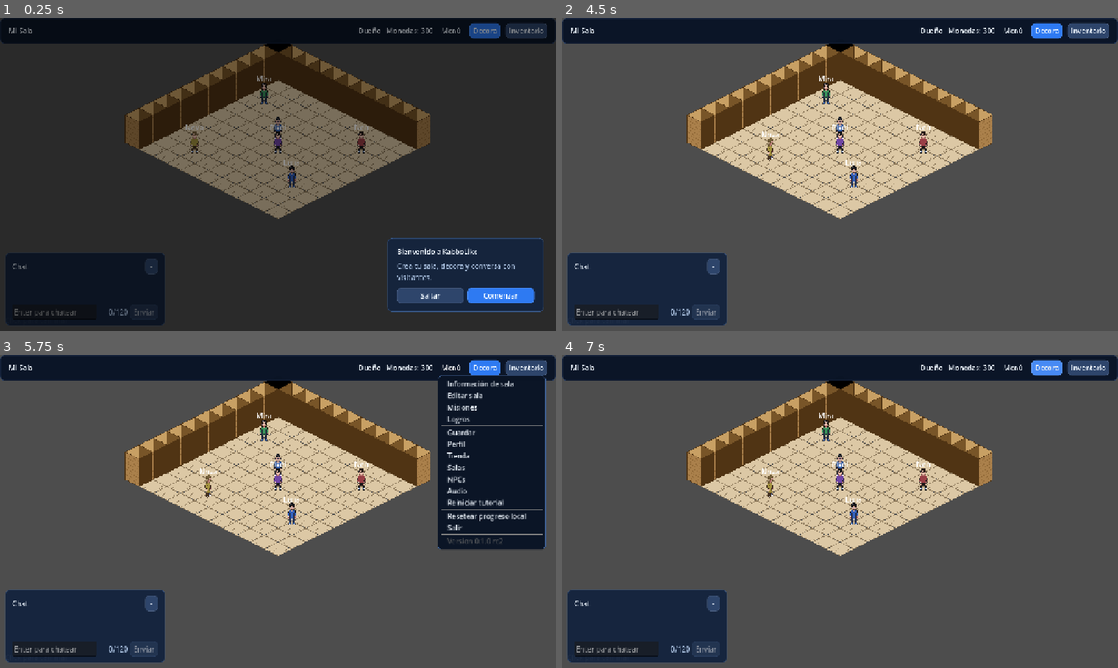
Above: before the commit, frames 1-4 (two rows, left to right).
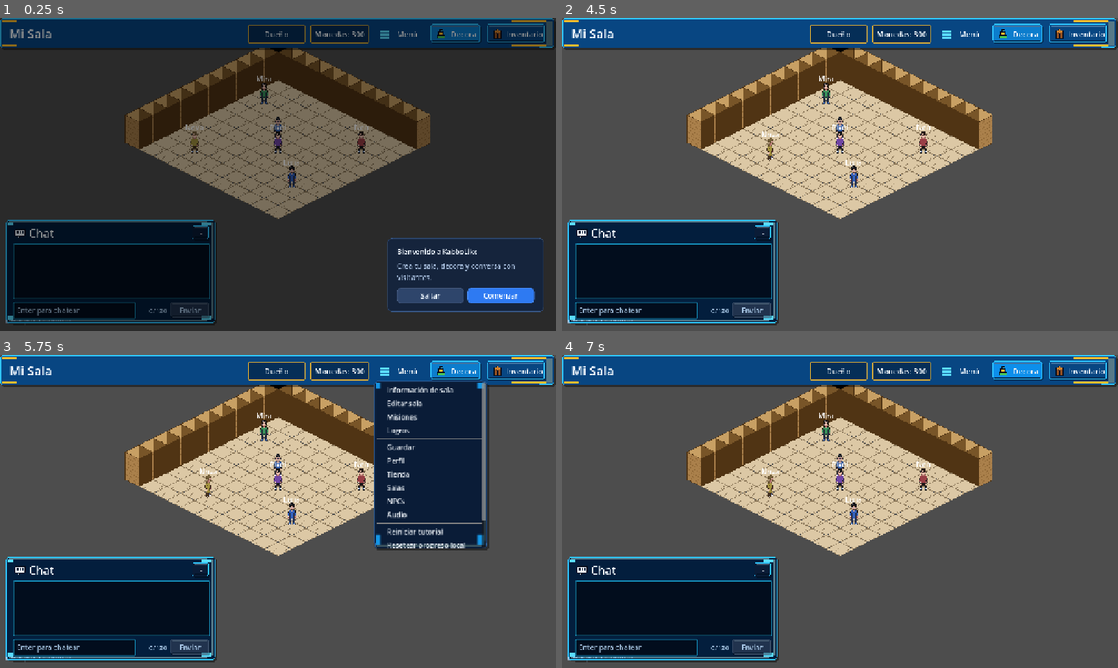
Above: after the commit, the same moments.

Repository: tebyl/KabboGame
Game: Godot game, scene res://scenes/main/Main.tscn
Two runs of this game, one before a commit and one after it. Both use one fixed random seed, a clock stepped at 60 frames per second and the inputs below.
Inputs:
- Up to frame 1 (0.25 s): no input
- Up to frame 2 (4.5 s): click "Menú" at 0.5 s; click "Decora" at 1.25 s; click "Inventario" at 2 s; click "Comenzar" at 2.75 s; click "-" at 3.5 s; click "Saltar" at 4.25 s
- Up to frame 3 (5.75 s): click "Menú" at 5 s
- Up to frame 4 (7 s): click "Decora" at 5.75 s; click "Decora ON" at 6.5 s

The runs differ from the first frame. In frame 1, 16% of the frame differs, in the area x 0-100%, y 0-99%; in frame 2, 22%; in frame 3, 34%; in frame 4, 22%.

Commit message:
New Resource Assets UI

Diff:
--- a/scripts/ui/ChatPanel.gd
+++ b/scripts/ui/ChatPanel.gd
@@ -7,6 +7,19 @@
 const ChatManagerScript := preload("res://scripts/data/ChatManager.gd")
 const MAX_TEXT_LENGTH := ChatManagerScript.MAX_TEXT_LENGTH
 const MAX_VISIBLE_MESSAGES := 40
+const COLOR_CHAT_BG := Color(0.02, 0.12, 0.24, 0.98)
+const COLOR_CHAT_BODY := Color(0.01, 0.05, 0.11, 0.98)
+const COLOR_CHAT_BORDER := Color(0.12, 0.78, 1.0, 1.0)
+const COLOR_CHAT_BUTTON := Color(0.03, 0.35, 0.68, 1.0)
+const COLOR_CHAT_SUCCESS := Color(0.20, 0.70, 0.16, 1.0)
+const COLOR_CHAT_TEXT := Color(0.96, 0.98, 1.0, 1.0)
+const COLOR_CHAT_MUTED := Color(0.66, 0.78, 0.90, 1.0)
+const SENDER_COLORS := {
+	"Mira": "ff7bd5",
+	"Luna": "66f3ff",
+	"Invitado": "ffd86b",
+	"Sistema": "9db8d6",
+}
 
 var minimized := false
 var last_message_text := "Chat"
@@ -24,11 +37,7 @@
 
 
 func _ready() -> void:
-	UIThemeScript.apply_panel_style(chat_card)
-	UIThemeScript.apply_label(title_label)
-	UIThemeScript.apply_label(minimized_label, true)
-	UIThemeScript.apply_secondary_button(minimize_button)
-	UIThemeScript.apply_primary_button(send_button)
+	_apply_premium_chat_styles()
 	chat_input.max_length = MAX_TEXT_LENGTH
 	chat_input.text_submitted.connect(_on_text_submitted)
 	chat_input.text_changed.connect(_on_text_changed)
@@ -47,13 +56,24 @@
 
 
 func add_message(message: Dictionary) -> void:
-	last_message_text = "%s: %s" % [String(message.get("sender", "Invitado")), String(message.get("text", ""))]
+	var sender := String(message.get("sender", "Invitado"))
+	var text := String(message.get("text", ""))
+	last_message_text = "%s: %s" % [sender, text]
 	minimized_label.text = last_message_text
-	var label := Label.new()
-	label.autowrap_mode = TextServer.AUTOWRAP_WORD_SMART
-	label.text = last_message_text
-	UIThemeScript.apply_label(label)
-	message_list.add_child(label)
+	var rich_label := RichTextLabel.new()
+	rich_label.bbcode_enabled = true
+	rich_label.fit_content = true
+	rich_label.scroll_active = false
+	rich_label.autowrap_mode = TextServer.AUTOWRAP_WORD_SMART
+	rich_label.selection_enabled = false
+	rich_label.add_theme_font_size_override("normal_font_size", 16)
+	rich_label.add_theme_color_override("default_color", COLOR_CHAT_TEXT)
+	rich_label.text = "[color=#%s][b]%s:[/b][/color] %s" % [
+		_get_sender_color(sender),
+		_escape_bbcode(sender),
+		_escape_bbcode(text),
+	]
+	message_list.add_child(rich_label)
 	_trim_visible_messages()
 	_scroll_to_bottom()
 
@@ -115,9 +135,11 @@
 
 func _setup_counter_label() -> void:
 	counter_label = Label.new()
-	UIThemeScript.apply_label(counter_label, true)
+	counter_label.add_theme_color_override("font_color", COLOR_CHAT_MUTED)
+	counter_label.add_theme_font_size_override("font_size", 15)
 	counter_label.custom_minimum_size = Vector2(64, 0)
 	counter_label.horizontal_alignment = HORIZONTAL_ALIGNMENT_RIGHT
+	counter_label.vertical_alignment = VERTICAL_ALIGNMENT_CENTER
 	input_row.add_child(counter_label)
 	var send_index := input_row.get_children().find(send_button)
 	if send_index != -1:
@@ -147,5 +169,97 @@
 	input_row.visible = not minimized
 	minimized_label.visible = minimized
 	minimize_button.text = "+" if minimized else "-"
-	chat_card.offset_top = -48.0 if minimized else -180.0
-	chat_card.offset_right = 320.0 if minimized else 380.0
+	chat_card.offset_top = -58.0 if minimized else -250.0
+	chat_card.offset_right = 360.0 if minimized else 500.0
+
+
+func _apply_premium_chat_styles() -> void:
+	chat_card.add_theme_stylebox_override("panel", _make_premium_stylebox(COLOR_CHAT_BG, 2, COLOR_CHAT_BORDER, 3))
+	UIThemeScript.apply_texture_panel_style(chat_card, "chat_panel_9slice", 8)
+	chat_card.offset_left = 14.0
+	chat_card.offset_bottom = -14.0
+	_add_header_icon()
+	title_label.text = "Chat"
+	title_label.add_theme_color_override("font_color", COLOR_CHAT_TEXT)
+	title_label.add_theme_font_size_override("font_size", 26)
+	title_label.vertical_alignment = VERTICAL_ALIGNMENT_CENTER
+	minimized_label.add_theme_color_override("font_color", COLOR_CHAT_MUTED)
+	minimized_label.add_theme_font_size_override("font_size", 15)
+	_style_premium_button(minimize_button, COLOR_CHAT_BUTTON)
+	UIThemeScript.apply_texture_button_style(minimize_button, "dark", 8)
+	minimize_button.custom_minimum_size = Vector2(42, 34)
+	_style_premium_button(send_button, COLOR_CHAT_SUCCESS)
+	UIThemeScript.apply_texture_button_style(send_button, "green", 8)
+	send_button.custom_minimum_size = Vector2(92, 40)
+	send_button.text = "Enviar"
+	chat_input.custom_minimum_size = Vector2(0, 40)
+	chat_input.placeholder_text = "Enter para chatear"
+	chat_input.add_theme_color_override("font_color", COLOR_CHAT_TEXT)
+	chat_input.add_theme_color_override("font_placeholder_color", COLOR_CHAT_MUTED.darkened(0.10))
+	chat_input.add_theme_font_size_override("font_size", 16)
+	chat_input.add_theme_stylebox_override("normal", _make_premium_stylebox(COLOR_CHAT_BODY, 2, COLOR_CHAT_BORDER.darkened(0.20), 2))
+	chat_input.add_theme_stylebox_override("focus", _make_premium_stylebox(COLOR_CHAT_BODY.lightened(0.04), 2, COLOR_CHAT_BORDER, 2))
+	message_scroll.custom_minimum_size = Vector2(0, 128)
+	message_scroll.add_theme_stylebox_override("panel", _make_premium_stylebox(COLOR_CHAT_BODY, 2, COLOR_CHAT_BORDER.darkened(0.20), 2))
+	message_scroll.get_v_scroll_bar().custom_minimum_size = Vector2(14, 0)
+	message_scroll.get_v_scroll_bar().add_theme_stylebox_override("scroll", _make_premium_stylebox(Color(0.02, 0.10, 0.20, 1.0), 2, COLOR_CHAT_BORDER.darkened(0.35), 1))
+	message_scroll.get_v_scroll_bar().add_theme_stylebox_override("grabber", _make_premium_stylebox(COLOR_CHAT_BORDER.darkened(0.10), 2, COLOR_CHAT_BORDER, 1))
+	message_list.add_theme_constant_override("separation", 5)
+	input_row.add_theme_constant_override("separation", 8)
+
+
+func _add_header_icon() -> void:
+	var header: HBoxContainer = $Root/ChatCard/Margin/VBox/Header
+	if header.has_node("ChatIcon"):
+		return
+	var texture := UIThemeScript.load_ui_texture("res://assets/ui/icons/icon_chat.png")
+	if not texture:
+		return
+	var icon := TextureRect.new()
+	icon.name = "ChatIcon"
+	icon.texture = texture
+	icon.custom_minimum_size = Vector2(32, 32)
+	icon.stretch_mode = TextureRect.STRETCH_KEEP_CENTERED
+	header.add_child(icon)
+	header.move_child(icon, 0)
+
+
+func _style_premium_button(button: Button, color: Color) -> void:
+	button.add_theme_color_override("font_color", COLOR_CHAT_TEXT)
+	button.add_theme_color_override("font_disabled_color", COLOR_CHAT_MUTED)
+	button.add_theme_font_size_override("font_size", 16)
+	button.add_theme_stylebox_override("normal", _make_premium_stylebox(color, 2, COLOR_CHAT_BORDER, 2))
+	button.add_theme_stylebox_override("hover", _make_premium_stylebox(color.lightened(0.12), 2, Color(1.0, 0.78, 0.20, 1.0), 2))
+	button.add_theme_stylebox_override("pressed", _make_premium_stylebox(color.darkened(0.10), 2, COLOR_CHAT_BORDER.darkened(0.1), 2))
+	button.add_theme_stylebox_override("disabled", _make_premium_stylebox(color.darkened(0.28), 2, COLOR_CHAT_BORDER.darkened(0.35), 1))
+
+
+func _make_premium_stylebox(color: Color, radius: int, border_color: Color, border_width: int) -> StyleBoxFlat:
+	var style := StyleBoxFlat.new()
+	style.bg_color = color
+	style.corner_radius_top_left = radius
+	style.corner_radius_top_right = radius
+	style.corner_radius_bottom_left = radius
+	style.corner_radius_bottom_right = radius
+	style.border_color = border_color
+	style.border_width_left = border_width
+	style.border_width_top = border_width
+	style.border_width_right = border_width
+	style.border_width_bottom = border_width
+	style.content_margin_left = 8
+	style.content_margin_right = 8
+	style.content_margin_top = 6
+	style.content_margin_bottom = 6
+	return style
+
+
+func _get_sender_color(sender: String) -> String:
+	if SENDER_COLORS.has(sender):
+		return String(SENDER_COLORS[sender])
+	var hash_value := abs(sender.hash())
+	var palette := ["ffd86b", "66f3ff", "ff8acb", "a8ff8a", "c8a2ff"]
+	return palette[hash_value % palette.size()]
+
+
+func _escape_bbcode(value: String) -> String:
+	return value.replace("[", "\\[").replace("]", "\\]")
--- a/scripts/ui/GameHUD.gd
+++ b/scripts/ui/GameHUD.gd
@@ -4,6 +4,14 @@
 const PermissionManagerScript := preload("res://scripts/data/PermissionManager.gd")
 const DebugConfigScript := preload("res://scripts/data/DebugConfig.gd")
 const VERSION_PATH := "res://VERSION.txt"
+const COLOR_HUD_BG := Color(0.02, 0.20, 0.42, 0.98)
+const COLOR_HUD_BG_DARK := Color(0.02, 0.08, 0.16, 0.98)
+const COLOR_HUD_BORDER := Color(0.12, 0.78, 1.0, 1.0)
+const COLOR_HUD_BUTTON := Color(0.02, 0.18, 0.34, 1.0)
+const COLOR_HUD_BUTTON_HOT := Color(0.03, 0.47, 0.86, 1.0)
+const COLOR_HUD_GOLD := Color(1.0, 0.74, 0.16, 1.0)
+const COLOR_HUD_TEXT := Color(0.96, 0.98, 1.0, 1.0)
+const COLOR_HUD_MUTED := Color(0.66, 0.78, 0.90, 1.0)
 
 signal decorate_toggled(enabled: bool)
 signal rotate_selected_requested
@@ -79,6 +87,7 @@
 	decorate_button.set_pressed_no_signal(enabled)
 	decorate_button.text = "Decora ON" if enabled else "Decora"
 	help_text.text = "Selecciona o coloca muebles" if enabled else "Click para caminar"
+	_apply_decorate_button_state(enabled)
 
 
 func set_decoration_enabled(enabled: bool) -> void:
@@ -156,7 +165,7 @@
 func _setup_menu() -> void:
 	var popup := menu_button.get_popup()
 	popup.clear()
-	UIThemeScript.apply_popup_menu_style(popup)
+	_apply_premium_popup_style(popup)
 	popup.add_item("Información de sala", 1)
 	popup.add_item("Editar sala", 2)
 	popup.add_item("Misiones", 3)
@@ -168,8 +177,8 @@
 	popup.add_item("Salas", 8)
 	popup.add_item("NPCs", 9)
 	popup.add_item("Audio", 10)
+	popup.add_separator()
 	popup.add_item("Reiniciar tutorial", 11)
-	popup.add_separator()
 	popup.add_item("Resetear progreso local", 12)
 	popup.add_item("Salir", 13)
 	if DebugConfigScript.SHOW_VERSION:
@@ -245,10 +254,114 @@
 
 
 func _apply_styles() -> void:
-	UIThemeScript.apply_dark_panel_style(top_bar)
+	_apply_premium_top_bar()
 	for label in [room_name_label, role_label, coins_label, help_text, saved_label, message_label]:
-		UIThemeScript.apply_label(label)
+		_apply_premium_label(label)
+	_style_header_label(room_name_label)
+	_style_badge_label(role_label, COLOR_HUD_GOLD)
+	_style_badge_label(coins_label, COLOR_HUD_GOLD)
 	for button in $Root/TopBar/MarginContainer/HBoxContainer.get_children():
 		if button is Button:
-			UIThemeScript.apply_secondary_button(button)
-	UIThemeScript.apply_primary_button(decorate_button)
+			_style_premium_button(button, COLOR_HUD_BUTTON)
+	menu_button.text = "Menú"
+	decorate_button.text = "Decora"
+	_style_premium_button(menu_button, COLOR_HUD_BUTTON, "blue")
+	_style_premium_button(decorate_button, COLOR_HUD_BUTTON_HOT, "cyan")
+	UIThemeScript.apply_button_icon(menu_button, "menu")
+	UIThemeScript.apply_button_icon(decorate_button, "decorate")
+	if has_node("Root/TopBar/MarginContainer/HBoxContainer/InventoryButton"):
+		var inventory_button: Button = $Root/TopBar/MarginContainer/HBoxContainer/InventoryButton
+		inventory_button.text = "Inventario"
+		_style_premium_button(inventory_button, Color(0.05, 0.28, 0.52, 1.0), "blue")
+		UIThemeScript.apply_button_icon(inventory_button, "inventory")
+	help_text.add_theme_color_override("font_color", COLOR_HUD_MUTED)
+	saved_label.add_theme_color_override("font_color", Color(0.65, 1.0, 0.76, 1.0))
+	message_label.add_theme_color_override("font_color", COLOR_HUD_TEXT)
+
+
+func _apply_premium_top_bar() -> void:
+	top_bar.custom_minimum_size = Vector2(0, 68)
+	top_bar.offset_bottom = 68.0
+	top_bar.add_theme_stylebox_override("panel", _make_premium_stylebox(COLOR_HUD_BG, 2, COLOR_HUD_BORDER, 3))
+	UIThemeScript.apply_texture_panel_style(top_bar, "panel_blue_9slice", 8)
+	var margin: MarginContainer = $Root/TopBar/MarginContainer
+	margin.add_theme_constant_override("margin_left", 14)
+	margin.add_theme_constant_override("margin_top", 9)
+	margin.add_theme_constant_override("margin_right", 14)
+	margin.add_theme_constant_override("margin_bottom", 9)
+	var row: HBoxContainer = $Root/TopBar/MarginContainer/HBoxContainer
+	row.add_theme_constant_override("separation", 12)
+
+
+func _apply_premium_label(label: Label) -> void:
+	label.add_theme_color_override("font_color", COLOR_HUD_TEXT)
+	label.add_theme_font_size_override("font_size", 17)
+	label.vertical_alignment = VERTICAL_ALIGNMENT_CENTER
+
+
+func _style_header_label(label: Label) -> void:
+	label.custom_minimum_size = Vector2(260, 46)
+	label.add_theme_font_size_override("font_size", 28)
+	label.add_theme_color_override("font_color", COLOR_HUD_TEXT)
+
+
+func _style_badge_label(label: Label, accent: Color) -> void:
+	label.custom_minimum_size = Vector2(132, 42)
+	label.horizontal_alignment = HORIZONTAL_ALIGNMENT_CENTER
+	label.add_theme_font_size_override("font_size", 17)
+	label.add_theme_stylebox_override("normal", _make_premium_stylebox(COLOR_HUD_BUTTON, 2, accent, 2))
+
+
+func _style_premium_button(button: Button, color: Color, texture_variant: String = "blue") -> void:
+	button.custom_minimum_size = Vector2(maxf(button.custom_minimum_size.x, 118.0), 42)
+	button.add_theme_font_size_override("font_size", 17)
+	button.add_theme_color_override("font_color", COLOR_HUD_TEXT)
+	button.add_theme_color_override("font_disabled_color", COLOR_HUD_MUTED)
+	button.add_theme_stylebox_override("normal", _make_premium_stylebox(color, 2, COLOR_HUD_BORDER, 2))
+	button.add_theme_stylebox_override("hover", _make_premium_stylebox(color.lightened(0.12), 2, COLOR_HUD_GOLD, 2))
+	button.add_theme_stylebox_override("pressed", _make_premium_stylebox(color.darkened(0.10), 2, COLOR_HUD_BORDER.darkened(0.10), 2))
+	button.add_theme_stylebox_override("disabled", _make_premium_stylebox(COLOR_HUD_BUTTON.darkened(0.26), 2, COLOR_HUD_BORDER.darkened(0.35), 1))
+	UIThemeScript.apply_texture_button_style(button, texture_variant, 8)
+
+
+func _apply_decorate_button_state(enabled: bool) -> void:
+	if enabled:
+		_style_premium_button(decorate_button, Color(0.05, 0.62, 0.95, 1.0), "cyan")
+	else:
+		_style_premium_button(decorate_button, COLOR_HUD_BUTTON_HOT, "cyan")
+
+
+func _apply_premium_popup_style(popup: PopupMenu) -> void:
+	popup.min_size = Vector2i(300, 0)
+	popup.add_theme_stylebox_override("panel", _make_premium_stylebox(COLOR_HUD_BG_DARK, 2, COLOR_HUD_BORDER, 3))
+	var popup_panel_texture := UIThemeScript.load_ui_texture("res://assets/ui/panels/panel_dark_9slice.png")
+	if popup_panel_texture:
+		popup.add_theme_stylebox_override("panel", UIThemeScript.make_texture_style(popup_panel_texture, 8))
+	popup.add_theme_stylebox_override("hover", _make_premium_stylebox(COLOR_HUD_BUTTON_HOT.darkened(0.12), 2, COLOR_HUD_GOLD, 1))
+	popup.add_theme_color_override("font_color", COLOR_HUD_TEXT)
+	popup.add_theme_color_override("font_hover_color", COLOR_HUD_TEXT)
+	popup.add_theme_color_override("font_disabled_color", COLOR_HUD_MUTED)
+	popup.add_theme_color_override("font_separator_color", COLOR_HUD_BORDER)
+	popup.add_theme_font_size_override("font_size", 16)
+	popup.add_theme_constant_override("v_separation", 8)
+	popup.add_theme_constant_override("item_start_padding", 18)
+	popup.add_theme_constant_override("item_end_padding", 22)
+
+
+func _make_premium_stylebox(color: Color, radius: int, border_color: Color, border_width: int) -> StyleBoxFlat:
+	var style := StyleBoxFlat.new()
+	style.bg_color = color
+	style.corner_radius_top_left = radius
+	style.corner_radius_top_right = radius
+	style.corner_radius_bottom_left = radius
+	style.corner_radius_bottom_right = radius
+	style.border_color = border_color
+	style.border_width_left = border_width
+	style.border_width_top = border_width
+	style.border_width_right = border_width
+	style.border_width_bottom = border_width
+	style.content_margin_left = 10
+	style.content_margin_right = 10
+	style.content_margin_top = 6
+	style.content_margin_bottom = 6
+	return style
--- a/scripts/ui/RoomSelectPanel.gd
+++ b/scripts/ui/RoomSelectPanel.gd
@@ -203,6 +203,7 @@
 
 	var rename_button := _make_button("Renombrar", "secondary")
 	rename_button.custom_minimum_size = Vector2(112, 32)
+	UIThemeScript.apply_button_icon(rename_button, "profile")
 	rename_button.disabled = not can_rename
 	rename_button.pressed.connect(_on_rename_pressed.bind(room_id, rename_input))
 	rename_row.add_child(rename_button)
@@ -218,6 +219,7 @@
 	enter_button.disabled = is_current
 	enter_button.custom_minimum_size = Vector2(122, 62)
 	_apply_primary_big_button(enter_button)
+	UIThemeScript.apply_button_icon(enter_button, "room")
 	if is_current:
 		_apply_current_enter_button(enter_button)
 	enter_button.pressed.connect(_on_enter_pressed.bind(room_id))
@@ -235,12 +237,14 @@
 
 	var export_button := _make_button("Exportar", "export")
 	export_button.custom_minimum_size = Vector2(100, 32)
+	UIThemeScript.apply_button_icon(export_button, "arrow_up")
 	export_button.disabled = not can_export
 	export_button.pressed.connect(_on_export_pressed.bind(room_id))
 	actions.add_child(export_button)
 
 	var delete_button := _make_button("Borrar", "danger")
 	delete_button.custom_minimum_size = Vector2(100, 32)
+	UIThemeScript.apply_button_icon(delete_button, "trash")
 	delete_button.disabled = rooms.size() <= 1 or not can_delete
 	delete_button.pressed.connect(_on_delete_pressed.bind(room_id))
 	actions.add_child(delete_button)
@@ -266,6 +270,7 @@
 	var close_button: Button = $Root/Card/Margin/VBox/Header/CloseButton
 	close_button.text = "Cerrar"
 	_apply_danger_button(close_button)
+	UIThemeScript.apply_button_icon(close_button, "close")
 
 	search_input.placeholder_text = "Buscar por sala o dueño"
 	search_input.custom_minimum_size = Vector2(360, 36)
@@ -281,15 +286,18 @@
 	create_button.text = "+ Crear"
 	create_button.custom_minimum_size = Vector2(122, 40)
 	_apply_success_button(create_button)
+	UIThemeScript.apply_button_icon(create_button, "room")
 
 	var import_button: Button = $Root/Card/Margin/VBox/Actions/ImportButton
 	import_button.text = "Importar sala"
 	import_button.custom_minimum_size = Vector2(220, 42)
 	_apply_primary_button(import_button)
+	UIThemeScript.apply_button_icon(import_button, "arrow_down")
 
 	export_current_button.text = "Exportar actual"
 	export_current_button.custom_minimum_size = Vector2(220, 42)
 	_apply_primary_button(export_current_button)
+	UIThemeScript.apply_button_icon(export_current_button, "arrow_up")
 
 	_apply_input_style(name_input)
 	_apply_spinbox_style(width_input)
@@ -353,6 +361,7 @@
 
 func _apply_window_style(panel: PanelContainer) -> void:
 	panel.add_theme_stylebox_override("panel", _make_stylebox(COLOR_WINDOW_BG, 12, COLOR_WINDOW_BORDER, 3))
+	UIThemeScript.apply_texture_panel_style(panel, "panel_modal_9slice", 10)
 
 
 func _apply_card_style(panel: PanelContainer, is_current: bool) -> void:
@@ -362,30 +371,37 @@
 
 func _apply_primary_button(button: Button) -> void:
 	_apply_button_style(button, UIThemeScript.COLOR_PRIMARY)
+	UIThemeScript.apply_texture_button_style(button, "blue", 8)
 
 
 func _apply_secondary_button(button: Button) -> void:
 	_apply_button_style(button, UIThemeScript.COLOR_SECONDARY)
+	UIThemeScript.apply_texture_button_style(button, "dark", 8)
 
 
 func _apply_success_button(button: Button) -> void:
 	_apply_button_style(button, UIThemeScript.COLOR_SUCCESS)
+	UIThemeScript.apply_texture_button_style(button, "green", 8)
 
 
 func _apply_danger_button(button: Button) -> void:
 	_apply_button_style(button, UIThemeScript.COLOR_DANGER)
+	UIThemeScript.apply_texture_button_style(button, "red", 8)
 
 
 func _apply_export_button(button: Button) -> void:
 	_apply_button_style(button, COLOR_EXPORT_BUTTON)
+	UIThemeScript.apply_texture_button_style(button, "blue", 8)
 
 
 func _apply_badge_button(button: Button) -> void:
 	_apply_button_style(button, COLOR_BADGE_BG)
+	UIThemeScript.apply_texture_button_style(button, "yellow", 8)
 
 
 func _apply_primary_big_button(button: Button) -> void:
 	_apply_button_style(button, COLOR_ENTER_BUTTON)
+	UIThemeScript.apply_texture_button_style(button, "cyan", 8)
 	button.add_theme_font_size_override("font_size", 18)
 
 
--- a/scripts/ui/UITheme.gd
+++ b/scripts/ui/UITheme.gd
@@ -11,6 +11,8 @@
 const COLOR_TEXT := Color(0.94, 0.97, 1.0, 1.0)
 const COLOR_TEXT_MUTED := Color(0.65, 0.74, 0.86, 1.0)
 const COLOR_OVERLAY := Color(0, 0, 0, 0.45)
+const UI_ASSET_ROOT := "res://assets/ui"
+const TEXTURE_MARGIN_DEFAULT := 8
 
 
 static func apply_panel_style(panel: PanelContainer) -> void:
@@ -35,6 +37,54 @@
 
 static func apply_success_button(button: Button) -> void:
 	_apply_button_style(button, COLOR_SUCCESS)
+
+
+static func apply_texture_panel_style(panel: PanelContainer, panel_name: String, margin: int = TEXTURE_MARGIN_DEFAULT) -> bool:
+	var texture := load_ui_texture("%s/panels/%s.png" % [UI_ASSET_ROOT, panel_name])
+	if not texture:
+		return false
+	panel.add_theme_stylebox_override("panel", make_texture_style(texture, margin))
+	return true
+
+
+static func apply_texture_button_style(button: Button, variant: String, margin: int = TEXTURE_MARGIN_DEFAULT) -> bool:
+	var applied := false
+	for state in ["normal", "hover", "pressed", "disabled"]:
+		var texture := load_ui_texture("%s/buttons/btn_%s_%s.png" % [UI_ASSET_ROOT, variant, state])
+		if texture:
+			button.add_theme_stylebox_override(state, make_texture_style(texture, margin))
+			applied = true
+	return applied
+
+
+static func apply_button_icon(button: Button, icon_name: String) -> bool:
+	var texture := load_ui_texture("%s/icons/icon_%s.png" % [UI_ASSET_ROOT, icon_name])
+	if not texture:
+		return false
+	button.icon = texture
+	button.expand_icon = false
+	return true
+
+
+static func load_ui_texture(path: String) -> Texture2D:
+	if not ResourceLoader.exists(path):
+		return null
+	var resource := load(path)
+	return resource as Texture2D
+
+
+static func make_texture_style(texture: Texture2D, margin: int = TEXTURE_MARGIN_DEFAULT) -> StyleBoxTexture:
+	var style := StyleBoxTexture.new()
+	style.texture = texture
+	style.texture_margin_left = margin
+	style.texture_margin_top = margin
+	style.texture_margin_right = margin
+	style.texture_margin_bottom = margin
+	style.content_margin_left = 8
+	style.content_margin_right = 8
+	style.content_margin_top = 5
+	style.content_margin_bottom = 5
+	return style
 
 
 static func apply_label(label: Label, muted: bool = false) -> void:
Binary file added: assets/ui/badges/badge_current.png
Binary file added: assets/ui/badges/badge_locked.png
Binary file added: assets/ui/badges/badge_online.png
Binary file added: assets/ui/badges/badge_owner.png
Binary file added: assets/ui/badges/badge_warning.png
Binary file added: assets/ui/buttons/btn_blue_disabled.png
Binary file added: assets/ui/buttons/btn_blue_hover.png
Binary file added: assets/ui/buttons/btn_blue_normal.png
Binary file added: assets/ui/buttons/btn_blue_pressed.png
Binary file added: assets/ui/buttons/btn_cyan_disabled.png
Binary file added: assets/ui/buttons/btn_cyan_hover.png
Binary file added: assets/ui/buttons/btn_cyan_normal.png
(and 40 more such lines)
